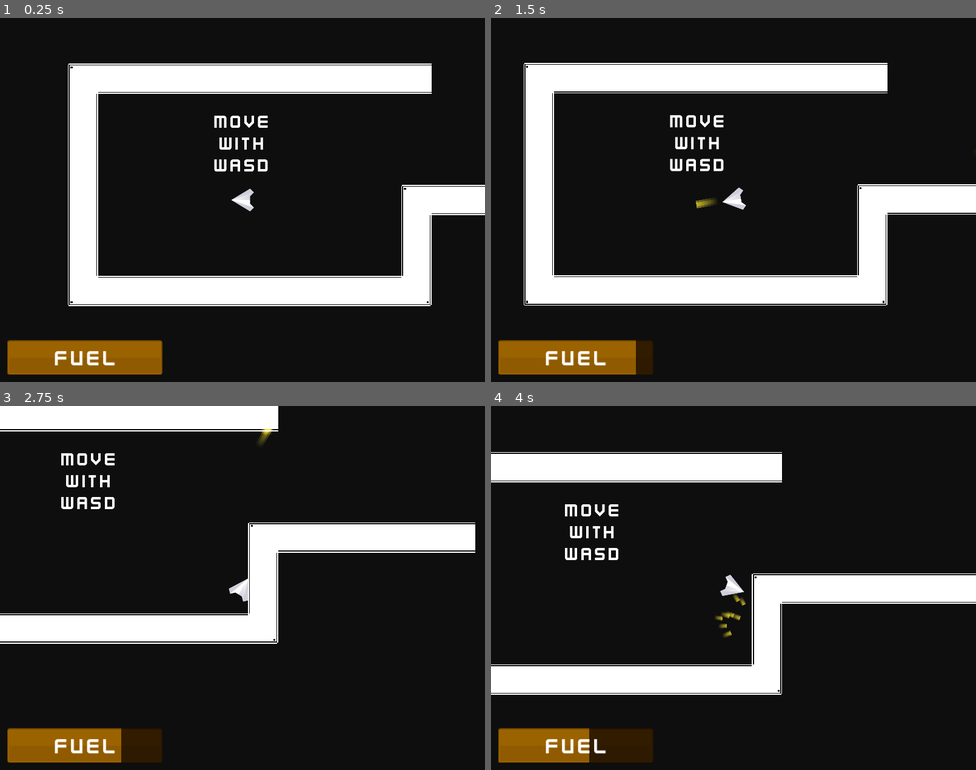
Above: before the commit, frames 1-4 (two rows, left to right).
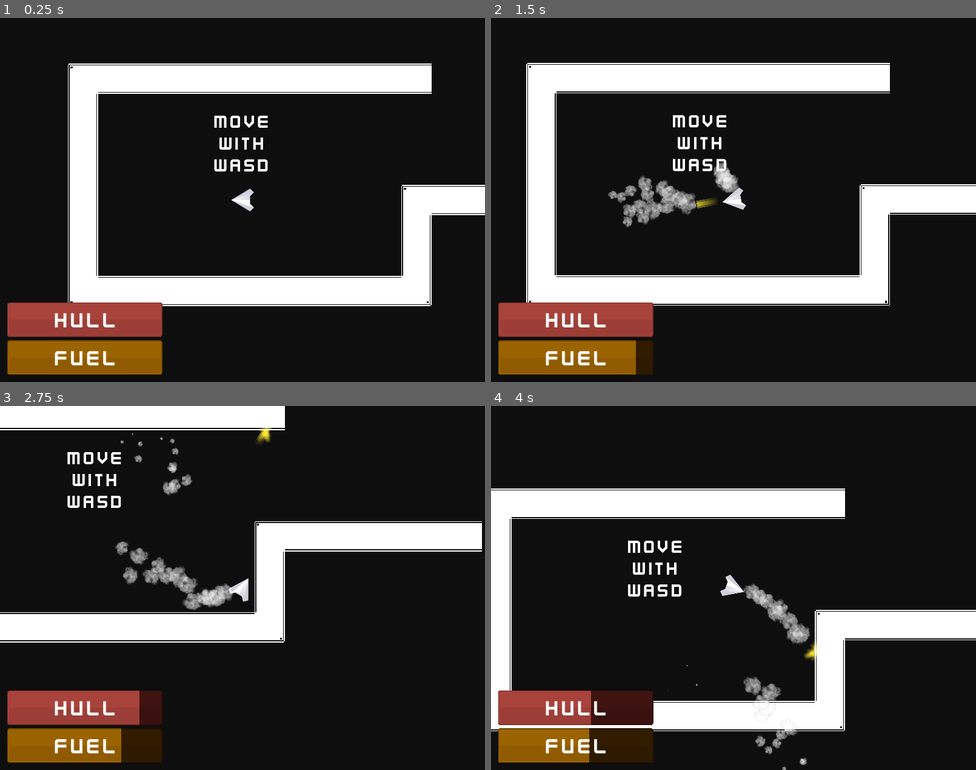
Above: after the commit, the same moments.

Repository: popcar2/Its-Lonely-Out-in-Space
Game: Godot game, scene res://scenes/game_scene.tscn
The game is run twice, just before and just after one commit, with the same random seed, the same clock (stepped at 60 frames per second) and the same inputs.
Inputs (mouse positions are in pixels of both pictures, inside the frame that each line leads up to):
- Up to frame 1 (0.25 s): no input
- Up to frame 2 (1.5 s): move the mouse to (840, 181) at 0.52 s; press the mouse at (840, 181) at 0.53 s; hold Right (right) 0.53-1.28 s; move the mouse to (636, 218) at 1.27 s; release the mouse at (636, 218) at 1.28 s; hold Down (down) from 1.28 s (still down); click (636, 218) at 1.35 s
- Up to frame 3 (2.75 s): move the mouse to (291, 507) at 2.02 s; release Down (down) at 2.03 s; press the mouse at (291, 507) at 2.03 s; hold Right (right) from 2.03 s (still down)
- Up to frame 4 (4 s): move the mouse to (709, 660) at 2.77 s; release Right (right) at 2.78 s; release the mouse at (709, 660) at 2.78 s; hold Up (up) 2.78-3.53 s; click (709, 660) at 2.85 s; move the mouse to (879, 642) at 3.52 s; press the mouse at (879, 642) at 3.53 s; hold Left (left) from 3.53 s (still down)

The runs differ from the first frame. In frame 1, 3.0% of the frame differs, in the area x 1-34%, y 78-88%; in frame 2, 5.9%; in frame 3, 8.4%; in frame 4, 33%, in the area x 0-100%, y 12-100%.

Commit message:
Add smoke, hull meter

Diff:
--- a/nodes/gui.tscn
+++ b/nodes/gui.tscn
@@ -72,3 +72,62 @@
 theme_override_font_sizes/normal_font_size = 48
 bbcode_enabled = true
 text = "[center]FUEL"
+
+[node name="FakeHPProgressBar" type="TextureProgressBar" parent="Control"]
+self_modulate = Color(0.247059, 0.0745098, 0.0627451, 1)
+texture_filter = 1
+layout_mode = 1
+anchors_preset = 2
+anchor_top = 1.0
+anchor_bottom = 1.0
+offset_left = 15.0
+offset_top = -168.0
+offset_right = 343.0
+offset_bottom = -95.0
+grow_vertical = 0
+step = 0.01
+value = 100.0
+nine_patch_stretch = true
+stretch_margin_left = 6
+stretch_margin_top = 5
+stretch_margin_right = 6
+stretch_margin_bottom = 5
+texture_progress = ExtResource("2_x65n0")
+
+[node name="HPProgressBar" type="TextureProgressBar" parent="Control"]
+self_modulate = Color(0.658824, 0.262745, 0.231373, 1)
+texture_filter = 1
+layout_mode = 1
+anchors_preset = 2
+anchor_top = 1.0
+anchor_bottom = 1.0
+offset_left = 15.0
+offset_top = -168.0
+offset_right = 343.0
+offset_bottom = -95.0
+grow_vertical = 0
+value = 100.0
+nine_patch_stretch = true
+stretch_margin_left = 6
+stretch_margin_top = 5
+stretch_margin_right = 6
+stretch_margin_bottom = 5
+texture_progress = ExtResource("2_x65n0")
+
+[node name="RichTextLabel" type="RichTextLabel" parent="Control/HPProgressBar"]
+texture_filter = 4
+custom_minimum_size = Vector2(0, 40)
+layout_mode = 1
+anchors_preset = 14
+anchor_top = 0.5
+anchor_right = 1.0
+anchor_bottom = 0.5
+offset_left = 11.0
+offset_top = -26.5
+offset_bottom = 30.5
+grow_horizontal = 2
+grow_vertical = 2
+theme_override_fonts/normal_font = ExtResource("3_180n2")
+theme_override_font_sizes/normal_font_size = 48
+bbcode_enabled = true
+text = "[center]HULL"
--- a/nodes/ship.tscn
+++ b/nodes/ship.tscn
@@ -1,7 +1,8 @@
-[gd_scene load_steps=3 format=3 uid="uid://cyr1qmi6inlaw"]
+[gd_scene load_steps=4 format=3 uid="uid://cyr1qmi6inlaw"]
 
 [ext_resource type="Script" path="res://scripts/ship.gd" id="1_8r704"]
 [ext_resource type="Texture2D" uid="uid://dkrffm2ny52jd" path="res://Textures/ship_G.png" id="1_p2ja4"]
+[ext_resource type="PackedScene" uid="uid://dnxou8tk7kvlo" path="res://particles/ship_smoke.tscn" id="3_gvyf1"]
 
 [node name="Ship" type="CharacterBody2D"]
 collision_mask = 13
@@ -13,3 +14,7 @@
 
 [node name="CollisionPolygon2D" type="CollisionPolygon2D" parent="."]
 polygon = PackedVector2Array(-41, 30, 41, 30, 0, -39)
+
+[node name="Ship Smoke" parent="." instance=ExtResource("3_gvyf1")]
+top_level = true
+emitting = false
--- /dev/null
+++ b/particles/ship_smoke.tscn
@@ -0,0 +1,30 @@
+[gd_scene load_steps=5 format=3 uid="uid://dnxou8tk7kvlo"]
+
+[ext_resource type="Texture2D" uid="uid://eepsjrb7aven" path="res://Textures/smoke_07.png" id="1_o6vak"]
+
+[sub_resource type="Curve" id="Curve_4jvro"]
+_data = [Vector2(0.195122, 1), 0.0, 0.0, 0, 0, Vector2(1, 0), 0.0, 0.0, 0, 0]
+point_count = 2
+
+[sub_resource type="CurveTexture" id="CurveTexture_bm08v"]
+curve = SubResource("Curve_4jvro")
+
+[sub_resource type="ParticleProcessMaterial" id="ParticleProcessMaterial_de35a"]
+particle_flag_disable_z = true
+spread = 20.0
+gravity = Vector3(0, 0, 0)
+initial_velocity_min = 300.0
+initial_velocity_max = 350.0
+orbit_velocity_min = 0.0
+orbit_velocity_max = 0.0
+angle_min = -180.0
+angle_max = 180.0
+scale_min = 0.2
+scale_max = 0.25
+scale_curve = SubResource("CurveTexture_bm08v")
+
+[node name="Ship Smoke" type="GPUParticles2D"]
+amount = 30
+process_material = SubResource("ParticleProcessMaterial_de35a")
+texture = ExtResource("1_o6vak")
+lifetime = 1.5
--- a/scripts/GUI.gd
+++ b/scripts/GUI.gd
@@ -1,6 +1,7 @@
 extends CanvasLayer
 
 @onready var fuel_progressbar: TextureProgressBar = $Control/FuelProgressBar
+@onready var hp_progressbar: TextureProgressBar = $Control/HPProgressBar
 
 var max_fuel: int = 500
 var fuel: int = 500 :
@@ -8,6 +9,19 @@
 		fuel = value
 		fuel_progressbar.value = fuel
 
+var max_hp: int = 100
+var hp: int = 100 :
+	set(value):
+		hp = value
+		tween_progressbar(hp_progressbar, hp, 0.5)
+
 func _ready():
 	fuel_progressbar.max_value = max_fuel
 	fuel_progressbar.value = fuel
+	hp_progressbar.max_value = max_hp
+	hp_progressbar.value = hp
+
+func tween_progressbar(progressbar: TextureProgressBar, value: int, time: float):
+	var tween: Tween = get_tree().create_tween()
+	tween.set_ease(Tween.EASE_OUT).set_trans(Tween.TRANS_CUBIC)
+	tween.tween_property(progressbar, "value", value, time)
--- a/scripts/ship.gd
+++ b/scripts/ship.gd
@@ -1,7 +1,8 @@
 extends CharacterBody2D
 
+@onready var ship_smoke: GPUParticles2D = $"Ship Smoke"
+
 const projectile_scene: PackedScene = preload("res://nodes/projectile.tscn")
-
 const SPEED: int = 20
 
 var momentum: Vector2 = Vector2.ZERO
@@ -9,6 +10,12 @@
 var fire_rate: float = 0.75
 var is_shooting: bool = false
 var can_shoot: bool = true
+var can_get_hit: bool = true
+
+func _ready():
+	#ship_smoke.rotation_degrees = 90
+	ship_smoke.emitting = false
+	ship_smoke.modulate = Color(2, 2, 2)
 
 func _process(_delta):
 	var mouse_position: Vector2 = get_global_mouse_position()
@@ -32,6 +39,7 @@
 	var y_direction: float = Input.get_axis("up", "down")
 
 	if GUI.fuel > 0:
+		emit_smoke(x_direction, y_direction)
 		if x_direction:
 			momentum.x += x_direction * SPEED * delta
 		else:
@@ -44,10 +52,13 @@
 
 		if x_direction or y_direction:
 			GUI.fuel -= 1
+	else:
+		ship_smoke.emitting = false
 
 	var collision: KinematicCollision2D = get_last_slide_collision()
 	if collision:
-		if collision.get_collider().is_in_group("environment"):
+		if collision.get_collider().is_in_group("environment") and can_get_hit:
+			can_get_hit_cooldown()
 			var collision_normal: Vector2 = collision.get_normal()
 			momentum -= collision_normal * 3
 			velocity -= collision_normal * 3
@@ -58,6 +69,7 @@
 				collision_normal.y = 0.5
 			momentum *= 0.7 * collision_normal
 			velocity *= 0.7 * collision_normal
+			GUI.hp -= 20
 			print(velocity)
 
 	momentum.y = clamp(momentum.y, -10, 10)
@@ -65,5 +77,47 @@
 	velocity.y = clamp(velocity.y, -500, 500)
 	velocity.x = clamp(velocity.x, -500, 500)
 	velocity += momentum
-	momentum = momentum.move_toward(Vector2.ZERO, SPEED * 0.1 * delta)
+	momentum = momentum.move_toward(Vector2.ZERO, SPEED * 0.2 * delta)
 	move_and_slide()
+
+func can_get_hit_cooldown():
+	can_get_hit = false
+	await get_tree().create_timer(0.1).timeout
+	can_get_hit = true
+
+func emit_smoke(x_direction: float, y_direction: float):
+	# Who even needs optimized code
+	if x_direction == 0 and y_direction > 0:
+		ship_smoke.emitting = true
+		ship_smoke.global_position = global_position + Vector2(0, -50)
+		ship_smoke.rotation_degrees = 270
+	elif x_direction > 0 and y_direction > 0:
+		ship_smoke.emitting = true
+		ship_smoke.global_position = global_position + Vector2(-50, -50)
+		ship_smoke.rotation_degrees = 225
+	elif x_direction > 0 and y_direction == 0:
+		ship_smoke.emitting = true
+		ship_smoke.global_position = global_position + Vector2(-50, 0)
+		ship_smoke.rotation_degrees = 180
+	elif x_direction > 0 and y_direction < 0:
+		ship_smoke.emitting = true
+		ship_smoke.global_position = global_position + Vector2(-50, 50)
+		ship_smoke.rotation_degrees = 135
+	elif x_direction == 0 and y_direction < 0:
+		ship_smoke.emitting = true
+		ship_smoke.global_position = global_position + Vector2(0, 50)
+		ship_smoke.rotation_degrees = 90
+	elif x_direction < 0 and y_direction < 0:
+		ship_smoke.emitting = true
+		ship_smoke.global_position = global_position + Vector2(50, 50)
+		ship_smoke.rotation_degrees = 45
+	elif x_direction < 0 and y_direction == 0:
+		ship_smoke.emitting = true
+		ship_smoke.global_position = global_position + Vector2(50, 0)
+		ship_smoke.rotation_degrees = 0
+	elif x_direction < 0 and y_direction > 0:
+		ship_smoke.emitting = true
+		ship_smoke.global_position = global_position + Vector2(50, -50)
+		ship_smoke.rotation_degrees = -45
+	else:
+		ship_smoke.emitting = false
